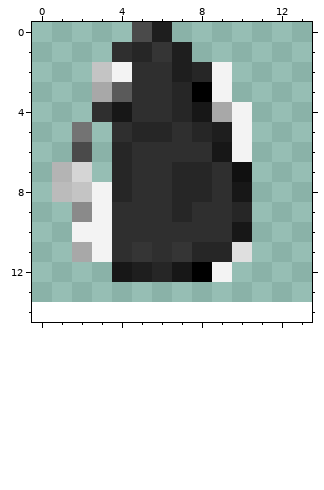
One commit to this pixel-art sprite: samoloty/src/animate/bullet2.gif. That is the earlier state.
The file is 15x14 pixels. Colours within 5 levels of each other are drawn and written as one. The old version is drawn lined up with the new one, on the new canvas.
Now the later version:
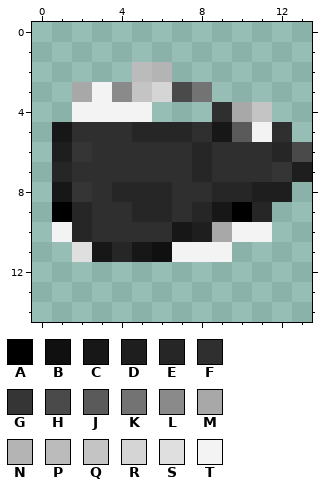
Palette (. is transparent): A #000000  B #101010  C #171717  D #1e1e1e  E #262626  F #2f2f2f  G #353535  H #4a4a4a  J #5a5a5a  K #737373  L #8a8a8a  M #a8a8a8  N #b4b4b4  P #bbbbbb  Q #c4c4c4  R #d5d5d5  S #dfdfdf  T #f3f3f3
From old to new:
canvas 15x14 -> 14x15, the old top-left corner now at -1,0 (the part of the old canvas that was cut away was empty and is not shown)
Changed rows in their new state; - is an unchanged pixel.
first column x 1:
 0 ----..-------
 1 ---....------
 2 --..PN...----
 3 -MTLQRHK.----
 4 -TTTT...FMQ--
 5 CFF---EFCJTF-
 6 DGFF---EFFFEH
 7 EFFF--F--FFGD
 8 CGF-EEFFEEDD-
 9 AEF-EEFECAE--
10 TEF---CDMTT--
11 -SCECBTTT.---
12 ---......----
